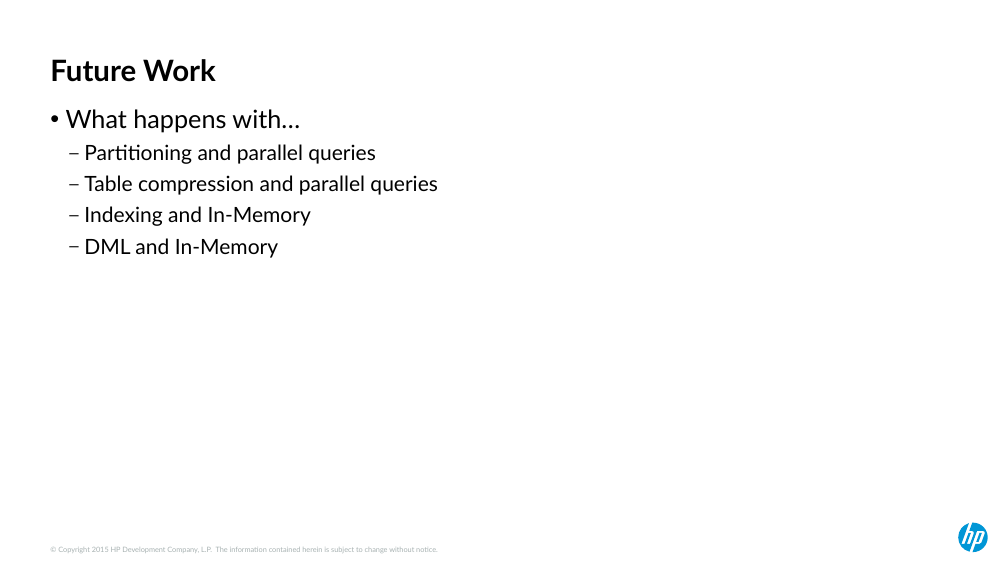
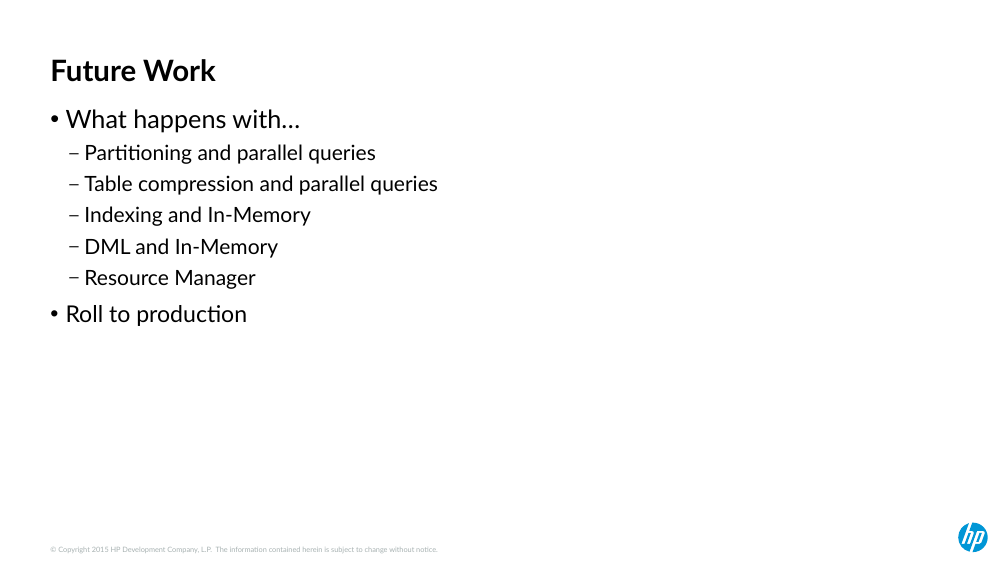
Before and after one commit to ndesilets/Group-13-HP-Big-Data-Analytics, a slide deck: slide 23 of Power Point Files/hotsos_2017 (kirbys inputs).pptx (slide 25 before the commit). Drawn at 1008x567 pixels with LibreOffice and Linux fonts; fonts in the diff are those of the drawing. Boxes give left, top, right and bottom in pixels: in the first picture for what was removed or moved away, otherwise in the second. Text is boxed around its words. In the diff, an @@ line names an element or a change of style, - is before the commit and + after.

```diff
--- a/Power Point Files/hotsos_2017 (kirbys inputs).pptx
+++ b/Power Point Files/hotsos_2017 (kirbys inputs).pptx
@@ text at (66,270,255,326): paragraphs added @@
+  – Resource Manager
+• Roll to production
```
Also in this commit, not shown: 1 other slide changed, 2 slides removed, 3 other files.
